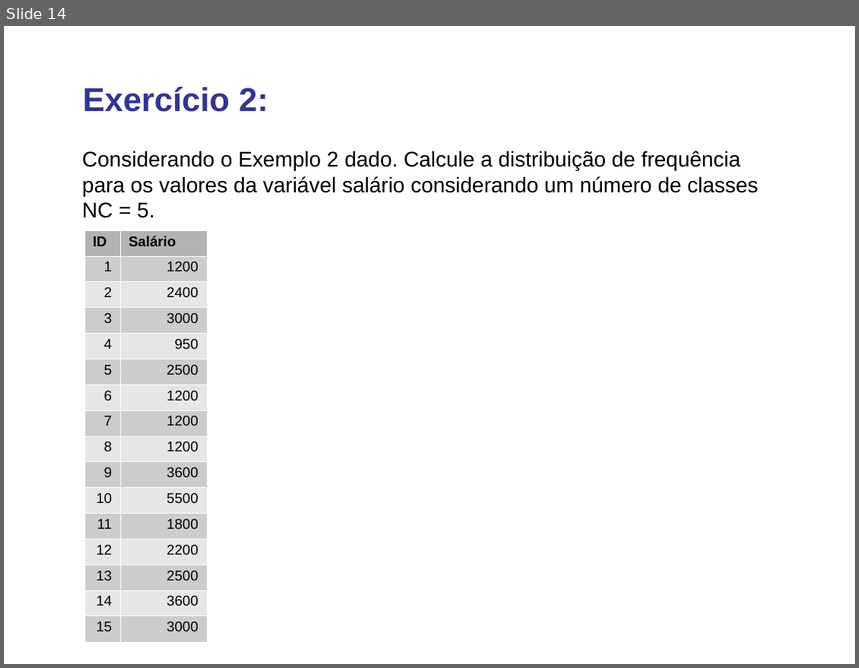
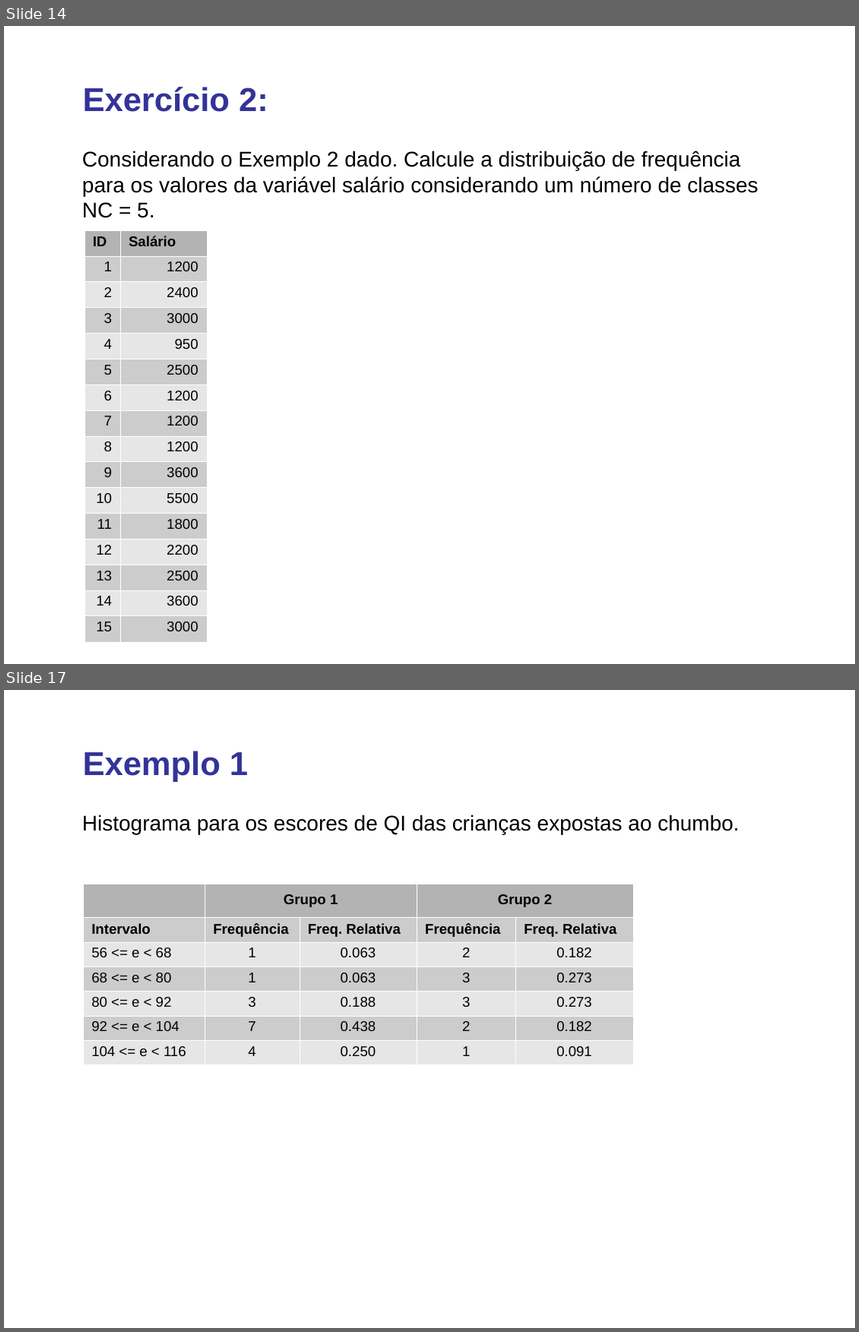
Before and after one commit to lansaviniec/estatistica, a slide deck: 2 resumos_e graficos_de_dados.ppt. Shown one above the other, each under a label of ours: slide 14 before the commit, slides 14 and 17 after it; the slides between them are not shown. The pictures are 859x668 and 859x1332 pixels, drawn with LibreOffice and Linux fonts; fonts in the diff are those of the drawing. Boxes give left, top, right and bottom in pixels: in the first picture for what was removed or moved away, otherwise in the second. Text is boxed around its words. In the diff, an @@ line names an element or a change of style, - is before the commit and + after.

```diff
--- a/2 resumos_e graficos_de_dados.ppt
+++ b/2 resumos_e graficos_de_dados.ppt
@@ slide 17 added at (x1=4, y1=690, x2=855, y2=1328), background #FFFFFF @@
@@ text added at (x1=83, y1=751, x2=248, y2=782), 28 pt, text #333399, bold @@
+Exemplo 1
@@ text added at (x1=82, y1=815, x2=739, y2=834), 18 pt, text #000000 @@
+Histograma para os escores de QI das crianças expostas ao chumbo.
@@ table added at (x1=83, y1=883, x2=633, y2=1064), 7 rows, 5 columns @@
+ | Grupo 1 |  | Grupo 2 | 
+Intervalo | Frequência | Freq. Relativa | Frequência | Freq. Relativa
+56 <= e < 68 | 1 | 0.063 | 2 | 0.182
+68 <= e < 80 | 1 | 0.063 | 3 | 0.273
+80 <= e < 92 | 3 | 0.188 | 3 | 0.273
+92 <= e < 104 | 7 | 0.438 | 2 | 0.182
+104 <= e < 116 | 4 | 0.250 | 1 | 0.091
```
Also in this commit, not shown: 9 other slides added.
